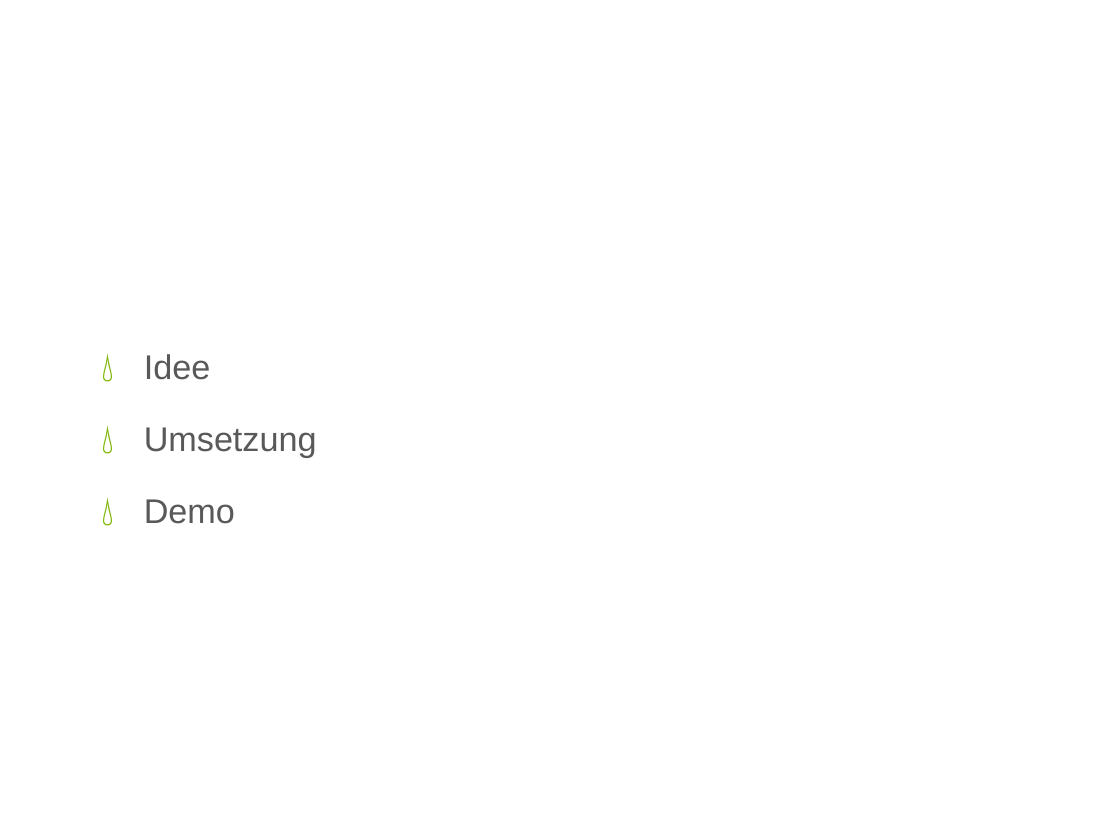
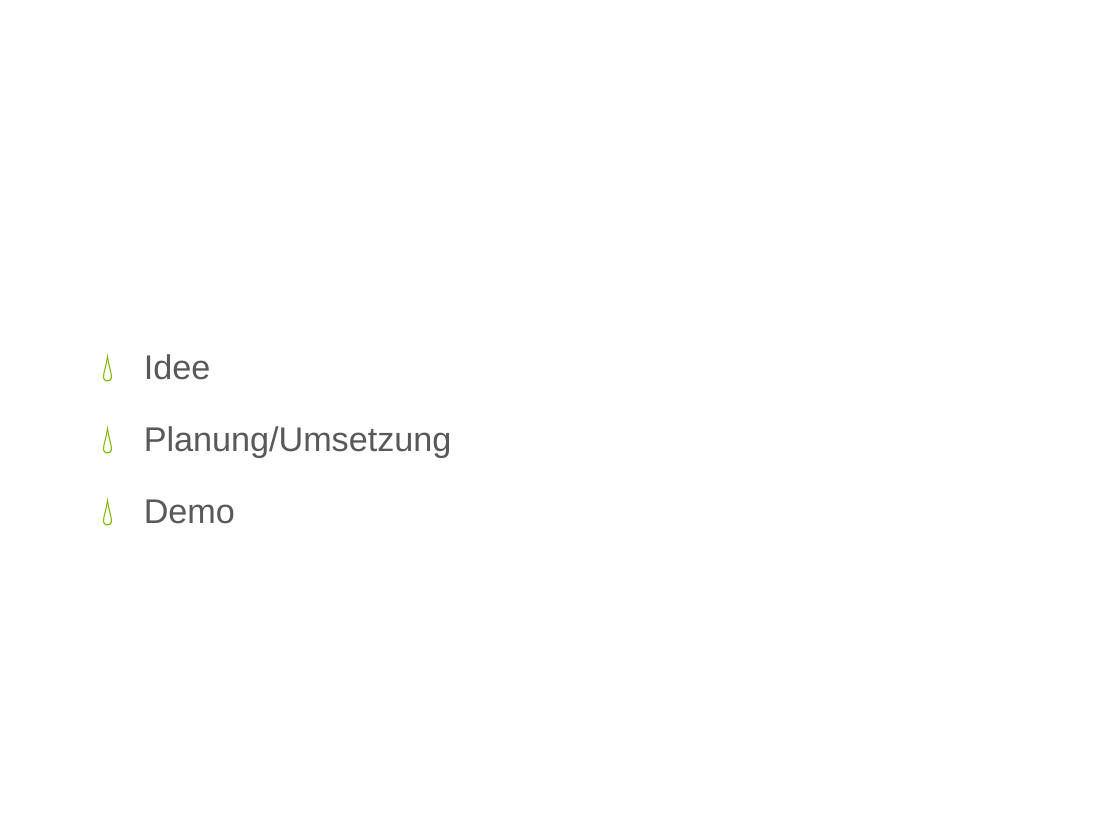
Before and after one commit to iluuu1994/Super-Mario-Bros, a slide deck: slide 2 of Resources/docs/CGR Präsentation.pptx. Drawn at 1120x840 pixels with LibreOffice and Linux fonts; fonts in the diff are those of the drawing; background and template pictures are left out. Boxes give left, top, right and bottom in pixels: in the first picture for what was removed or moved away, otherwise in the second. Text is boxed around its words. In the diff, an @@ line names an element or a change of style, - is before the commit and + after.

```diff
--- a/Resources/docs/CGR Präsentation.pptx
+++ b/Resources/docs/CGR Präsentation.pptx
@@ text at box(144, 426, 452, 457): text changed @@
-💧 Umsetzung
+💧 Planung/Umsetzung
```
Also in this commit, not shown: 11 slides added, 2 other files.
